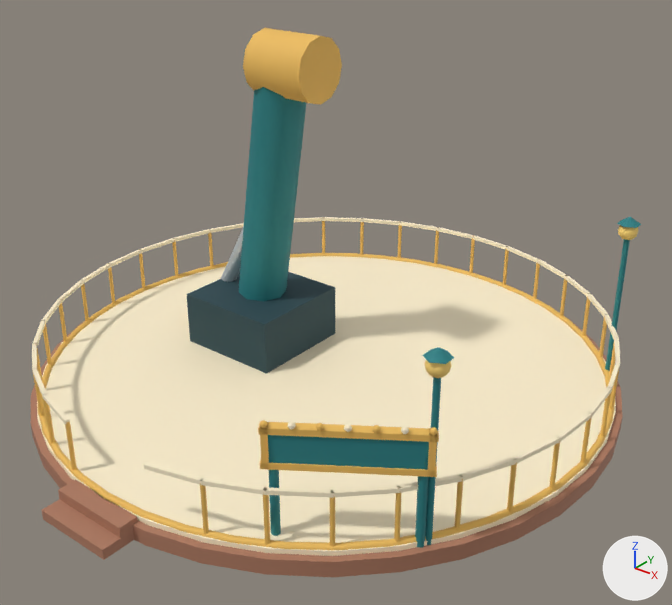
One commit to the glTF model games/brightway-park/public/art/models/ride_enterprise.glb: the scene before it, then after it.
Both versions are drawn from a 50 mm camera at (9.55, -11.67, 8.89) aimed at (0.6, -0.49, 1.95). Every picture has the same lights, and +X, +Y and +Z are marked at lower right. The picture after the commit comes second. Where no turn or scale is listed for an object, it has been applied to the vertices.

Objects in the first picture: 'ride_enterprise_0', 'ride_enterprise_1', 'ride_enterprise_2', 'ride_enterprise_3', 'ride_enterprise_4', 'ride_enterprise_6' and 1 more.
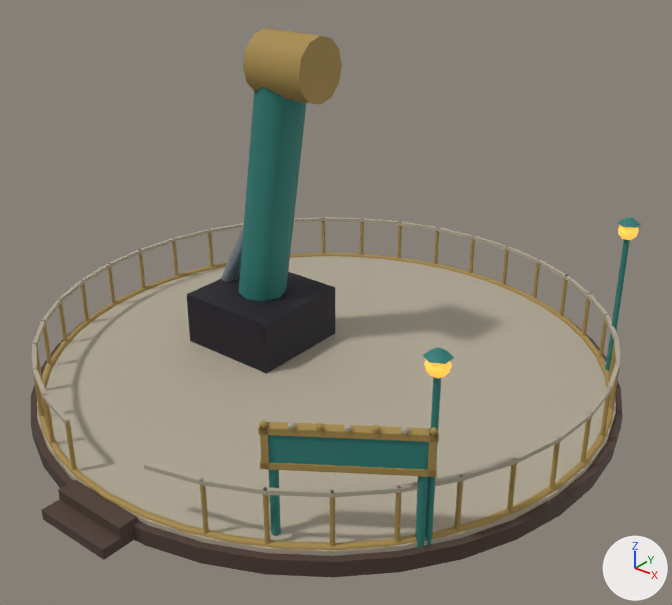
What the commit changed:
Material 'Material_0' (mat_material_0) changes colour from brown #ad7960 to brown #4d3b33; in linear values from (0.418, 0.191, 0.117) to (0.0742, 0.0437, 0.0331).
Material 'Material_1' (mat_material_1) changes colour from beige #fff1cf to grey #b1a895; in linear values from (1.0, 0.88, 0.624) to (0.44, 0.392, 0.301).
Material 'Material_2' (mat_material_2) changes colour from orange #edbc5c to brown #a68a4a; in linear values from (0.847, 0.503, 0.107) to (0.381, 0.254, 0.0685).
In material 'Material_6' (mat_material_6), emission_strength is now set to 1.0.

Pixel boxes (x1, y1, x2, y2) of what changed, in the pictures (672 x 605 px):
'ride_enterprise_1', recoloured (beige to grey): (32, 217, 621, 556) in both
'ride_enterprise_2', recoloured: (33, 28, 620, 550) in both
'ride_enterprise_0', recoloured: (31, 318, 623, 577) in both
'ride_enterprise_6', surface changed: (424, 225, 638, 378) in both
